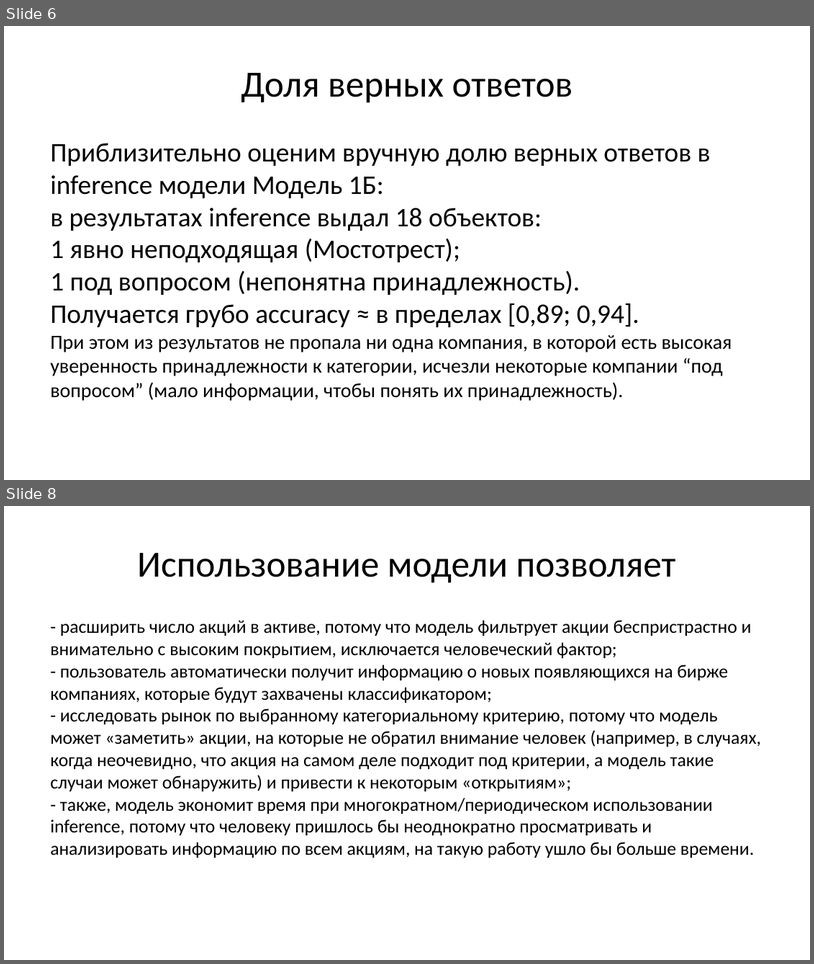
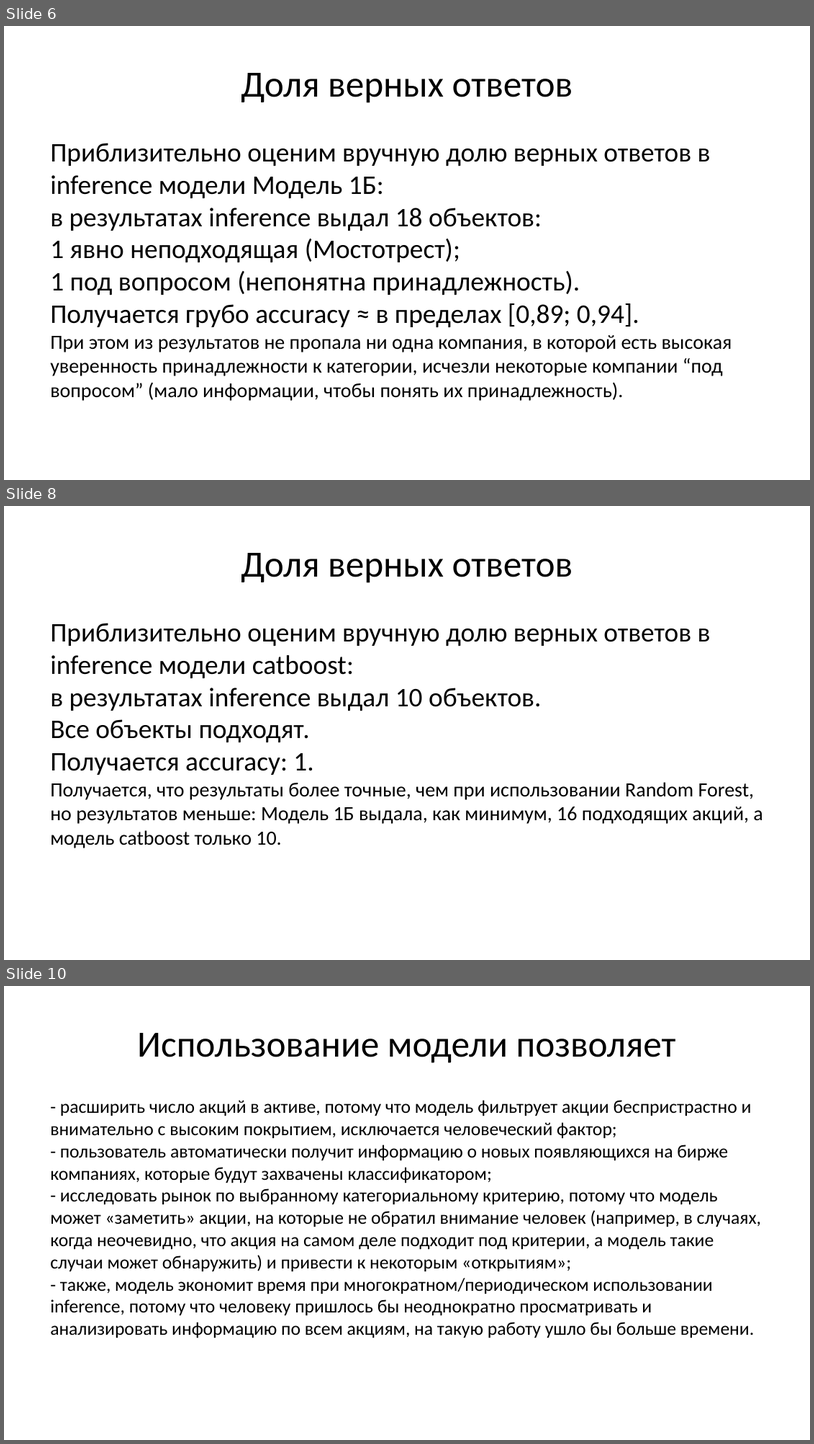
Before and after one commit to Charles-Wi/OtusML, a slide deck: Diploma/User cases при использовании моделей.pptx. Shown one above the other, each under a label of ours: slides 6 and 8 before the commit, slides 6, 8 and 10 after it; the slides between them are not shown. The pictures are 814x964 and 814x1444 pixels, drawn with LibreOffice and Linux fonts; fonts in the diff are those of the drawing. Boxes give left, top, right and bottom in pixels: in the first picture for what was removed or moved away, otherwise in the second. Text is boxed around its words. In the diff, an @@ line names an element or a change of style, - is before the commit and + after.

```diff
--- a/Diploma/User cases при использовании моделей.pptx
+++ b/Diploma/User cases при использовании моделей.pptx
@@ slide 8 added at [4,506,810,960], background #FFFFFF @@
@@ title added at [241,553,573,583], 44 pt, text #000000 @@
+Доля верных ответов
@@ text added at [50,623,763,848], 24 pt, text #000000 @@
+Приблизительно оценим вручную долю верных ответов в inference модели catboost:
+в результатах inference выдал 10 объектов.
+Все объекты подходят.
+Получается accuracy: 1.
+Получается, что результаты более точные, чем при использовании Random Forest, но результатов меньше: Модель 1Б выдала, как минимум, 16 подходящих акций, а модель catboost только 10.
@@ what was slide 8 is now slide 10 @@
```
Also in this commit, not shown: 1 slide changed, 1 other slide added, 9 other files.
